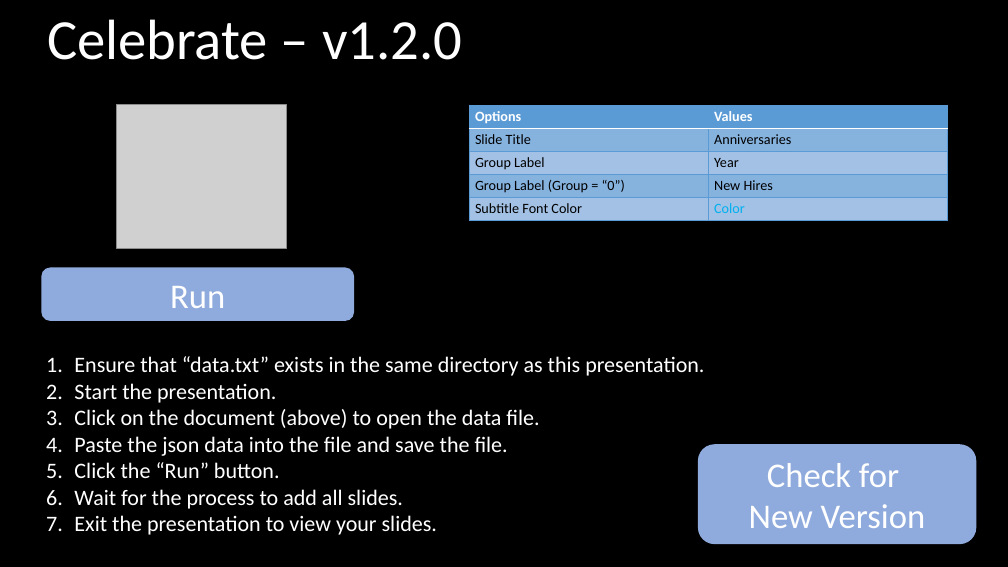
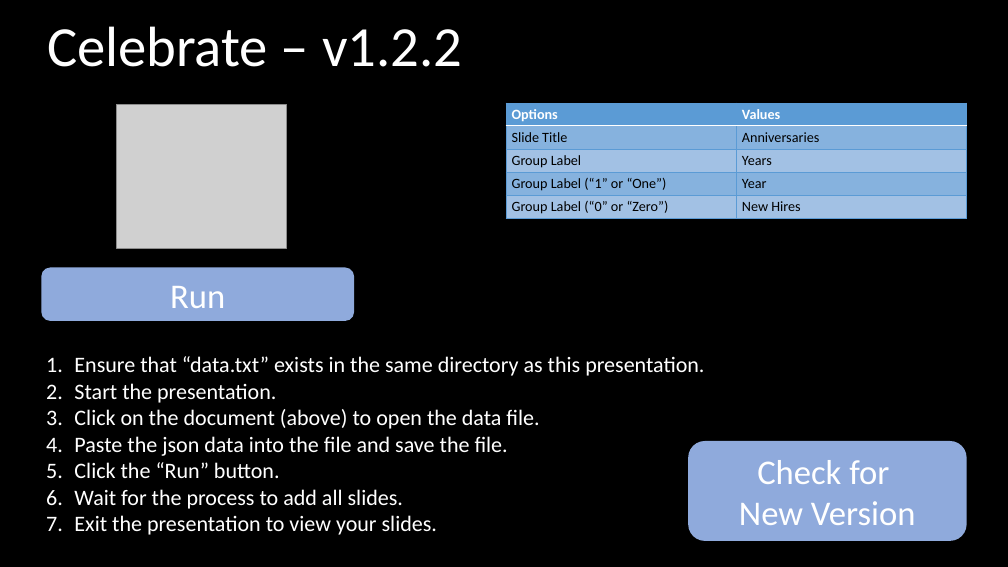
Before and after one commit to swhitley/Celebrate, a slide deck: slide 1 of Celebrate.pptm. Drawn at 1008x567 pixels with LibreOffice and Linux fonts; fonts in the diff are those of the drawing; grey boxes stand for pictures. Boxes give left, top, right and bottom in pixels: in the first picture for what was removed or moved away, otherwise in the second. Text is boxed around its words. In the diff, an @@ line names an element or a change of style, - is before the commit and + after.

Commit message:
Using Slide Master

```diff
--- a/Celebrate.pptm
+++ b/Celebrate.pptm
@@ title at bbox=[47, 26, 462, 67]: text changed @@
-Celebrate – v1.2.0
+Celebrate – v1.2.2
@@ table at bbox=[506, 103, 966, 244] @@
-row 3, column 2: Year
+row 3, column 2: Years
-row 4, column 1: Group Label (Group = “0”)
+row 4, column 1: Group Label (“1” or “One”)
-row 4, column 2: New Hires
+row 4, column 2: Year
-row 5, column 1: Subtitle Font Color
+row 5, column 1: Group Label (“0” or “Zero”)
-row 5, column 2: Color
+row 5, column 2: New Hires
@@ table: place and size @@
-table at bbox=[469, 105, 948, 247]
+table at bbox=[506, 103, 966, 244]
@@ rounded rectangle "Check for New Version": place and size @@
-rounded rectangle "Check for New Version" at bbox=[698, 444, 976, 544]
+rounded rectangle "Check for New Version" at bbox=[688, 441, 967, 541]
```
Also in this commit, not shown: 1 other file.
